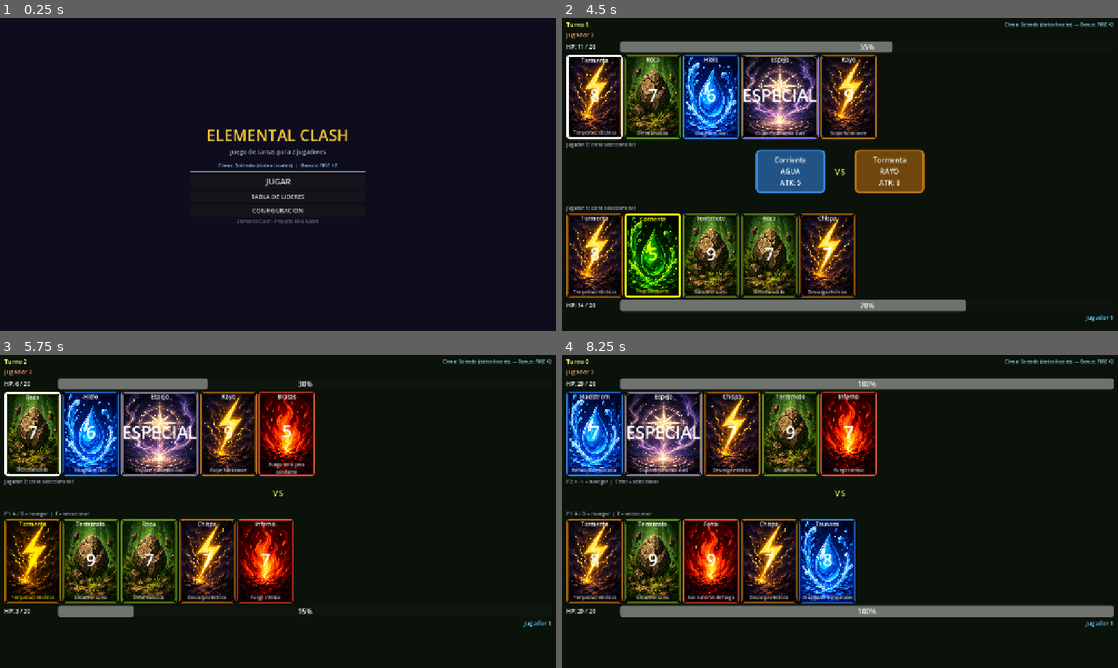
Above: before the commit, frames 1-4 (two rows, left to right).
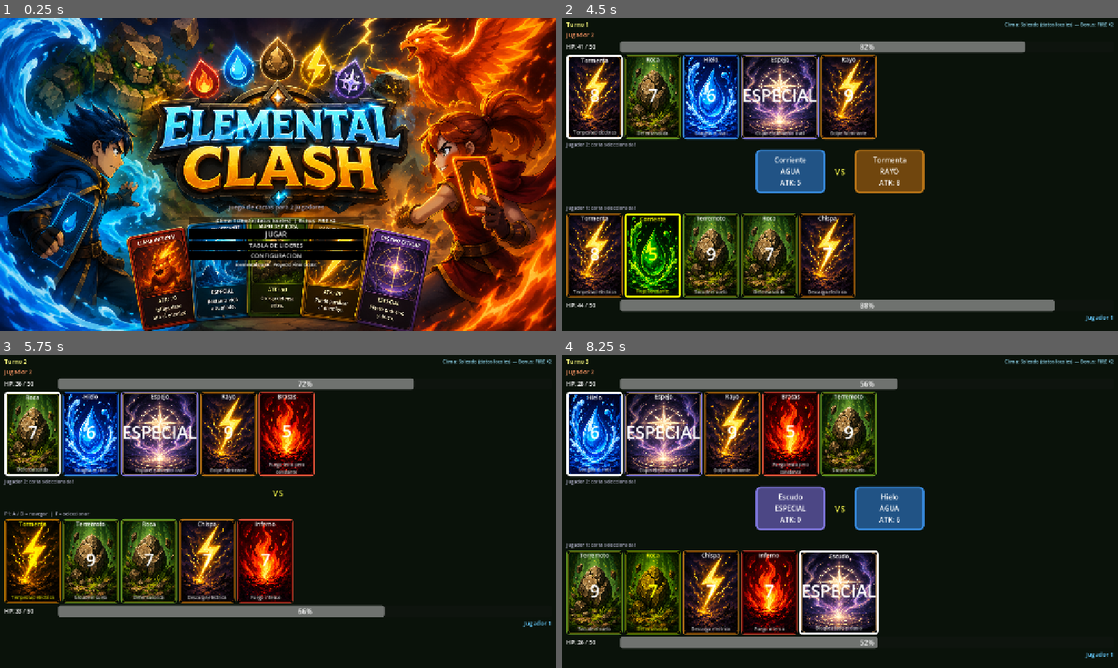
Above: after the commit, the same moments.

Repository: Leonardo2757/Elemental-Clash
Game: Godot game, scene res://scenes/Main.tscn
Same seed, same stepped clock (60 frames per second), same inputs: the game is played once before the commit and once after it.
Inputs (mouse positions are in pixels of both pictures, inside the frame that each line leads up to):
- Up to frame 1 (0.25 s): no input
- Up to frame 2 (4.5 s): click "JUGAR" at 0.5 s; click "INICIAR PARTIDA" at 1.25 s; tap Enter at 2, 2.85, 4.25 s; move the mouse to (595, 96) at 2.02 s; hold D 2.03-2.78 s; tap F at 2.1, 4.35 s; click (595, 96) at 2.17 s; hold A 2.78-3.53 s; click (595, 96) at 2.92 s; tap Space at 3.5 s; move the mouse to (650, 96) at 3.52 s; hold D from 3.53 s (still down); tap Keypad Enter at 3.6 s; click (650, 96) at 3.67 s; move the mouse to (712, 96) at 4.27 s; click (712, 96) at 4.42 s
- Up to frame 3 (5.75 s): move the mouse to (33, 433) at 5.02 s; release D at 5.03 s; hold A from 5.03 s (still down); tap Enter at 5.1 s; click (33, 433) at 5.17 s
- Up to frame 4 (8.25 s): tap Space at 5.75 s; move the mouse to (650, 433) at 5.77 s; tap Keypad Enter at 5.85 s; click (650, 433) at 5.92 s; tap Enter at 6.5, 7.35 s; move the mouse to (723, 433) at 6.52 s; tap F at 6.6 s; click (723, 433) at 6.67 s; move the mouse to (756, 433) at 7.27 s; release A at 7.28 s; hold D 7.28-8 s; click (817, 536) at 8 s, where only the run before the commit has a clickable "REVANCHA"

The runs differ from the first frame. In frame 1, 83% of the frame differs, in the area x 0-100%, y 0-100%; in frame 2, 1.5%; in frame 3, 3.1%; in frame 4, 32%.

Commit message:
Menu principal imagen bonita

Diff:
--- a/Elemental-Clash-Game/scenes/Main.tscn
+++ b/Elemental-Clash-Game/scenes/Main.tscn
@@ -3,12 +3,28 @@
 [ext_resource type="Script" uid="uid://b3fajqyf5p74y" path="res://scripts/Main.gd" id="1"]
 [ext_resource type="Script" uid="uid://dawicsi2f6ix4" path="res://scripts/ScreenMenu.gd" id="2"]
 [ext_resource type="Script" uid="uid://cwsjweic3sqht" path="res://scripts/ScreenProfiles.gd" id="3"]
+[ext_resource type="Texture2D" uid="uid://bvrt8m5nkiq26" path="res://assets/78ff5102-d7f8-4e3a-902d-2f22edc9d1fc.png" id="3_q8u5g"]
 [ext_resource type="Script" uid="uid://dyhyvrdjyec7q" path="res://scripts/ScreenGame.gd" id="4"]
 [ext_resource type="Script" uid="uid://c7y73vx1wf345" path="res://scripts/ScreenGameOver.gd" id="5"]
 [ext_resource type="Script" uid="uid://csf3pv3er1v1k" path="res://scripts/ScreenSettings.gd" id="6"]
 [ext_resource type="Script" uid="uid://ck5c1x7q3d2hj" path="res://scripts/ScreenLeaderboard.gd" id="7"]
 [ext_resource type="Script" uid="uid://cbhbtgpknrbxy" path="res://scripts/ScreenHistory.gd" id="8"]
 
+[sub_resource type="StyleBoxFlat" id="StyleBoxFlat_qmy6f"]
+bg_color = Color(0, 0, 0, 0.4745098)
+
+[sub_resource type="StyleBoxFlat" id="StyleBoxFlat_q8u5g"]
+bg_color = Color(0, 0, 0, 1)
+
+[sub_resource type="StyleBoxFlat" id="StyleBoxFlat_lhr70"]
+bg_color = Color(0, 0, 0, 1)
+
+[sub_resource type="StyleBoxFlat" id="StyleBoxFlat_wp0k4"]
+bg_color = Color(0, 0, 0, 1)
+
+[sub_resource type="StyleBoxFlat" id="StyleBoxFlat_bjd11"]
+bg_color = Color(0, 0, 0, 1)
+
 [node name="Main" type="Node" unique_id=1529121202]
 script = ExtResource("1")
 
@@ -29,6 +45,14 @@
 grow_vertical = 2
 script = ExtResource("2")
 
+[node name="TextureRect" type="TextureRect" parent="Screens/ScreenMenu" unique_id=286841104]
+layout_mode = 0
+offset_top = -59.05
+offset_right = 1536.0
+offset_bottom = 964.95
+scale = Vector2(0.835, 0.835)
+texture = ExtResource("3_q8u5g")
+
 [node name="BG" type="ColorRect" parent="Screens/ScreenMenu" unique_id=793991804]
 layout_mode = 1
 anchors_preset = 15
@@ -36,7 +60,7 @@
 anchor_bottom = 1.0
 grow_horizontal = 2
 grow_vertical = 2
-color = Color(0.05, 0.05, 0.12, 1)
+color = Color(0.050980393, 0.050980393, 0.12156863, 0)
 
 [node name="VBox" type="VBoxContainer" parent="Screens/ScreenMenu" unique_id=316500881]
 layout_mode = 1
@@ -45,15 +69,16 @@
 anchor_top = 0.5
 anchor_right = 0.5
 anchor_bottom = 0.5
-offset_left = -200.0
-offset_top = -200.0
-offset_right = 200.0
-offset_bottom = 200.0
+offset_left = -204.0
+offset_top = -60.0
+offset_right = 196.0
+offset_bottom = 340.0
 grow_horizontal = 2
 grow_vertical = 2
 alignment = 1
 
 [node name="LblTitle" type="Label" parent="Screens/ScreenMenu/VBox" unique_id=1321570160]
+visible = false
 layout_mode = 2
 theme_override_colors/font_color = Color(1, 0.8, 0.2, 1)
 theme_override_font_sizes/font_size = 36
@@ -72,8 +97,9 @@
 
 [node name="LblWeather" type="Label" parent="Screens/ScreenMenu/VBox" unique_id=1989637318]
 layout_mode = 2
-theme_override_colors/font_color = Color(0.6, 0.9, 1, 1)
+theme_override_colors/font_color = Color(1, 1, 1, 1)
 theme_override_font_sizes/font_size = 12
+theme_override_styles/normal = SubResource("StyleBoxFlat_qmy6f")
 text = "Clima: cargando..."
 horizontal_alignment = 1
 
@@ -82,27 +108,31 @@
 
 [node name="BtnPlay" type="Button" parent="Screens/ScreenMenu/VBox" unique_id=764036136]
 layout_mode = 2
-theme_override_font_sizes/font_size = 18
+theme_override_font_sizes/font_size = 16
+theme_override_styles/normal = SubResource("StyleBoxFlat_q8u5g")
 text = "JUGAR"
 
 [node name="BtnResume" type="Button" parent="Screens/ScreenMenu/VBox" unique_id=152951880]
 layout_mode = 2
 theme_override_font_sizes/font_size = 14
+theme_override_styles/normal = SubResource("StyleBoxFlat_lhr70")
 text = "CONTINUAR PARTIDA"
 
 [node name="BtnLeaderboard" type="Button" parent="Screens/ScreenMenu/VBox" unique_id=1049072194]
 layout_mode = 2
 theme_override_font_sizes/font_size = 14
+theme_override_styles/normal = SubResource("StyleBoxFlat_wp0k4")
 text = "TABLA DE LIDERES"
 
 [node name="BtnSettings" type="Button" parent="Screens/ScreenMenu/VBox" unique_id=1304810856]
 layout_mode = 2
 theme_override_font_sizes/font_size = 14
+theme_override_styles/normal = SubResource("StyleBoxFlat_bjd11")
 text = "CONFIGURACION"
 
 [node name="LblCredits" type="Label" parent="Screens/ScreenMenu/VBox" unique_id=1350067823]
 layout_mode = 2
-theme_override_colors/font_color = Color(0.4, 0.4, 0.5, 1)
+theme_override_colors/font_color = Color(1, 1, 1, 1)
 theme_override_font_sizes/font_size = 10
 text = "Elemental Clash - Proyecto Final Godot"
 horizontal_alignment = 1
--- a/Elemental-Clash-Game/scripts/GameManager.gd
+++ b/Elemental-Clash-Game/scripts/GameManager.gd
@@ -15,7 +15,7 @@
 	CardData.Element.LIGHTNING: { "beats": CardData.Element.WATER,  "loses": CardData.Element.EARTH },
 }
 const BONUS_DAMAGE  := 3
-const STARTING_HP   := 20
+const STARTING_HP   := 50
 const HAND_SIZE     := 5
 
 var state: GameState = GameState.MENU
Binary file added: Elemental-Clash-Game/assets/78ff5102-d7f8-4e3a-902d-2f22edc9d1fc.png
Not shown, added: Elemental-Clash-Game/assets/78ff5102-d7f8-4e3a-902d-2f22edc9d1fc.png.import
Not shown, changed: Elemental-Clash-Game/export_presets.cfg
Binary file added: Elemental-Clash-Game/index.apple-touch-icon.png
Not shown, added: Elemental-Clash-Game/index.apple-touch-icon.png.import
Binary file added: Elemental-Clash-Game/index.icon.png
Not shown, added: Elemental-Clash-Game/index.icon.png.import
Binary file added: Elemental-Clash-Game/index.png
Not shown, added: Elemental-Clash-Game/index.png.import
Not shown, added: Elemental-Clash-Game/index.audio.position.worklet.js
Not shown, added: Elemental-Clash-Game/index.audio.worklet.js
Not shown, added: Elemental-Clash-Game/index.html
(and 3 more such lines)
